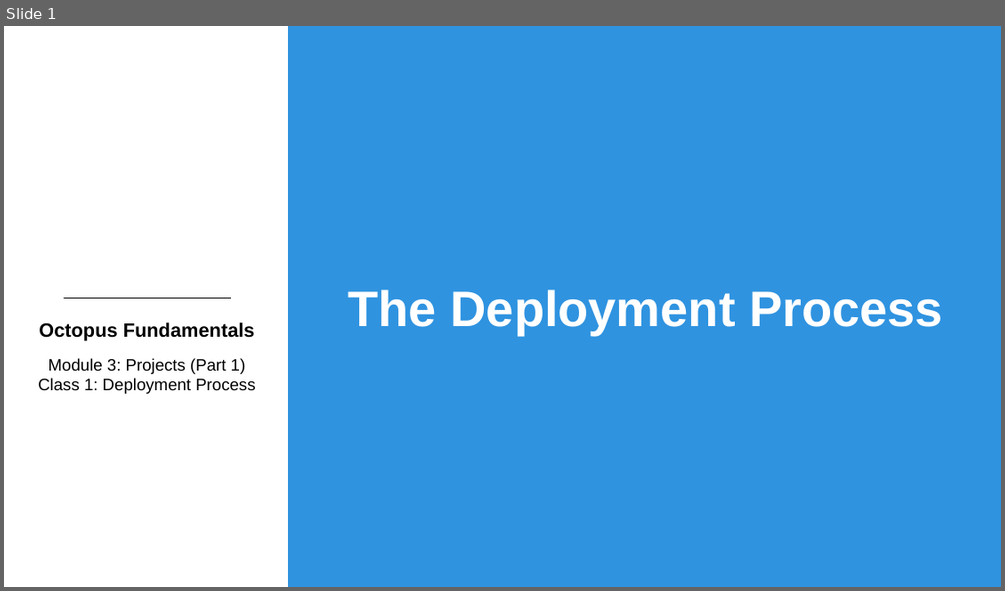
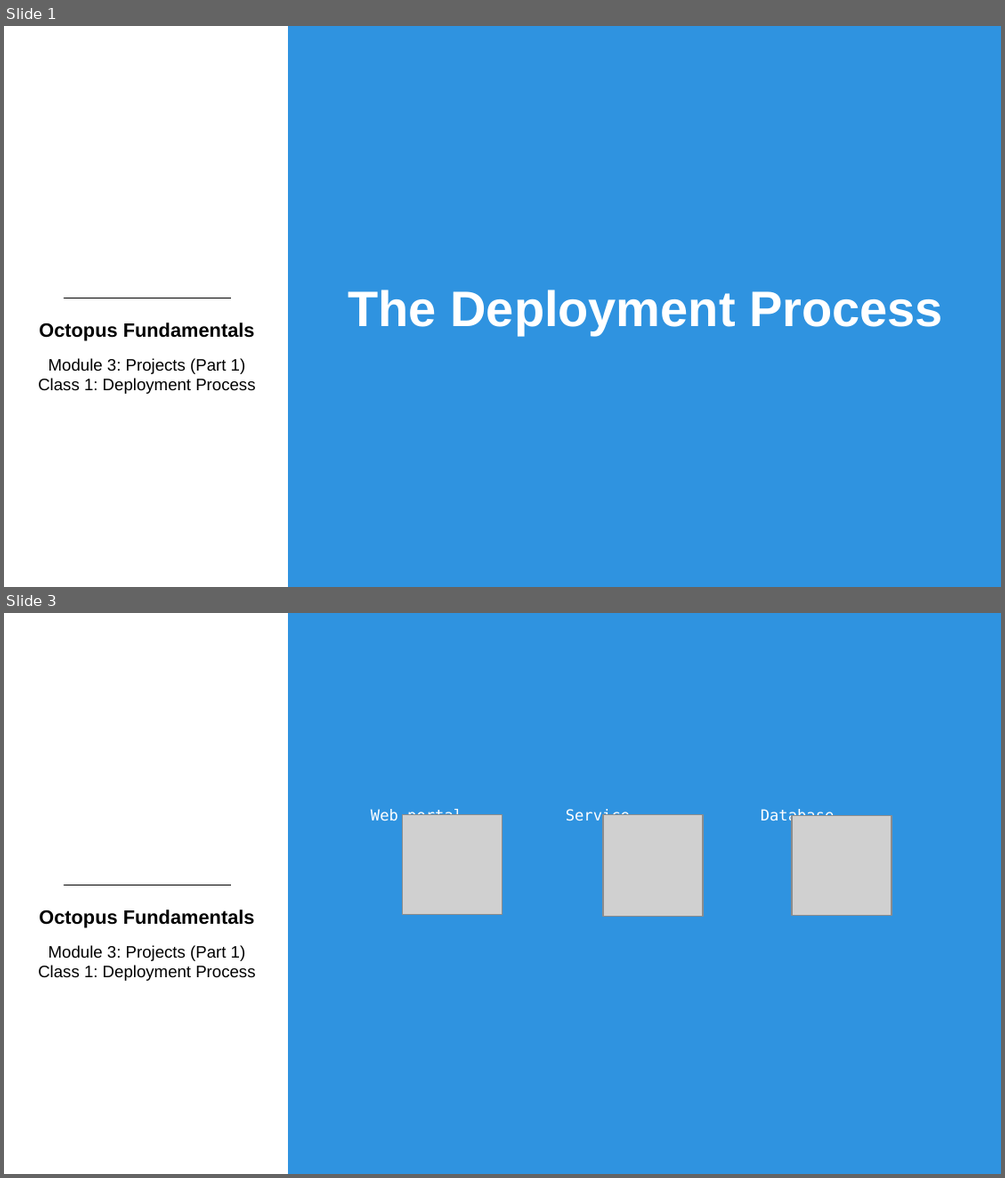
Before and after one commit to OctopusDeployCommunity/Octopus-Fundamentals-Course, a slide deck: OctopusDeployFundamentals/Module3-DeploymentProjects/Slides/Module3Class1-DeploymentProcess.pptx. Shown one above the other, each under a label of ours: slide 1 before the commit, slides 1 and 3 after it; the slides between them are not shown. The pictures are 1005x591 and 1005x1178 pixels, drawn with LibreOffice and Linux fonts; fonts in the diff are those of the drawing; grey boxes stand for pictures; background and template pictures are left out. Boxes give left, top, right and bottom in pixels: in the first picture for what was removed or moved away, otherwise in the second. Text is boxed around its words. In the diff, an @@ line names an element or a change of style, - is before the commit and + after.

```diff
--- a/OctopusDeployFundamentals/Module3-DeploymentProjects/Slides/Module3Class1-DeploymentProcess.pptx
+++ b/OctopusDeployFundamentals/Module3-DeploymentProjects/Slides/Module3Class1-DeploymentProcess.pptx
@@ slide 3 added at [4,613,1001,1174], background #FFFFFF; not listed: 3 template elements that a slide beside it also shows @@
@@ text added at [371,809,462,821], 11 pt, text #FFFFFF @@
+Web portal
@@ picture added at [402,814,502,914] @@
@@ text added at [566,809,630,825], 11 pt, text #FFFFFF @@
+Service
@@ picture added at [603,814,703,916] @@
@@ text added at [760,809,834,825], 11 pt, text #FFFFFF @@
+Database
@@ picture added at [792,815,891,915] @@
```
Also in this commit, not shown: 4 other slides added, 1 slide removed, 3 other files.
